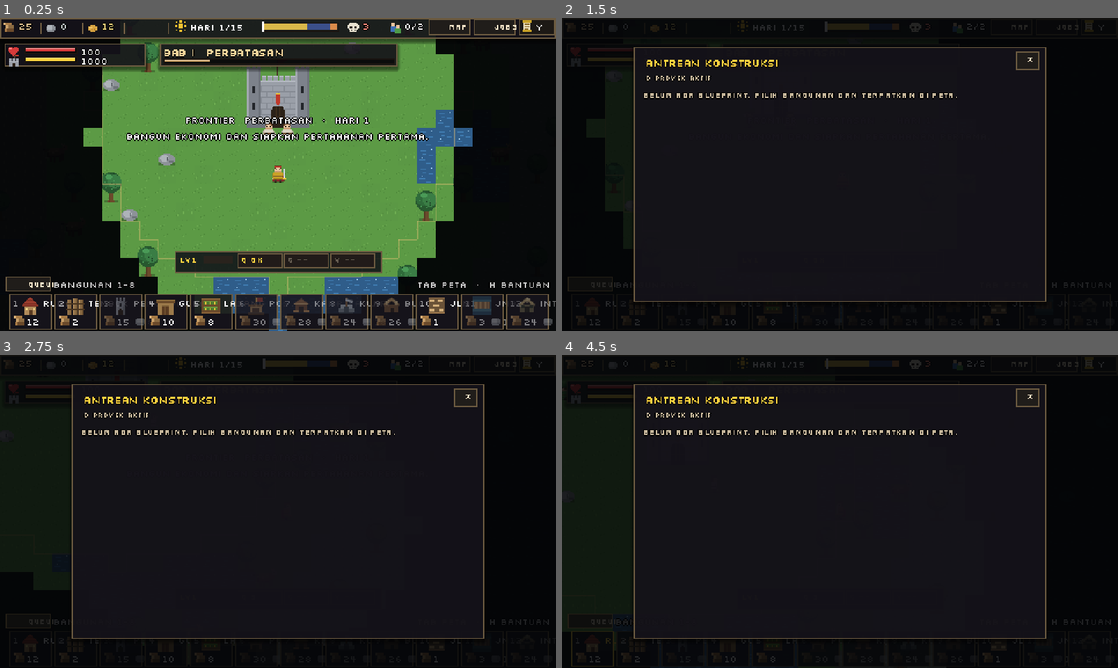
Above: before the commit, frames 1-4 (two rows, left to right).
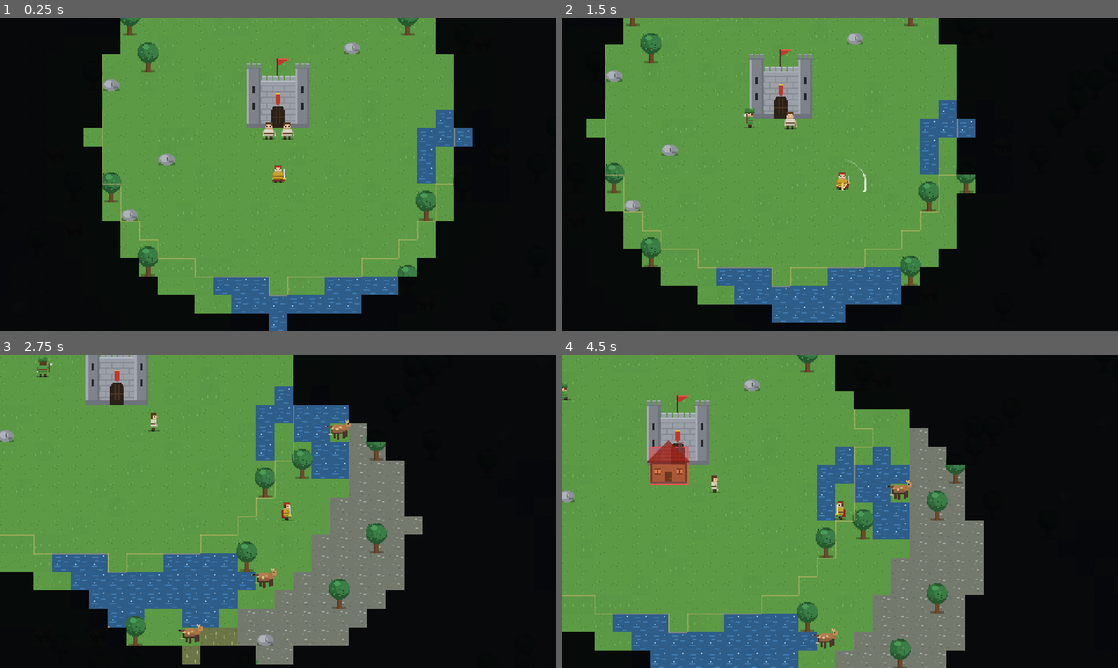
Above: after the commit, the same moments.

Repository: shimleabyte/hold-the-keep
Game: Godot game, scene res://scenes/main.tscn
The game is run twice, just before and just after one commit, with the same random seed, the same clock (stepped at 60 frames per second) and the same inputs.
Inputs (mouse positions are in pixels of both pictures, inside the frame that each line leads up to):
- Up to frame 1 (0.25 s): no input
- Up to frame 2 (1.5 s): tap Enter at 0.5 s; move the mouse to (962, 158) at 0.52 s; hold D (move_right) 0.53-1.28 s; tap N (toggle_construction_queue) at 0.6 s; click (962, 158) at 0.67 s; move the mouse to (728, 190) at 1.27 s; hold S (move_down) from 1.28 s (still down); tap C (ability_cleave) at 1.35 s; click (728, 190) at 1.42 s
- Up to frame 3 (2.75 s): tap N (toggle_construction_queue) at 1.55, 2.3 s; move the mouse to (333, 442) at 2.02 s; release S (move_down) at 2.03 s; hold D (move_right) from 2.03 s (still down); tap Q (ability_dash) at 2.1 s; click (333, 442) at 2.17 s
- Up to frame 4 (4.5 s): move the mouse to (812, 574) at 2.77 s; release D (move_right) at 2.78 s; hold W (move_up) 2.78-3.53 s; tap V (ability_rally) at 2.85 s; click (812, 574) at 2.92 s; tap N (toggle_construction_queue) at 3.05, 3.8 s; move the mouse to (1006, 558) at 3.52 s; hold F (attack) 3.53-4.28 s; hold A (move_left) from 3.53 s (still down); click (1006, 558) at 3.67 s; move the mouse to (673, 464) at 4.27 s; tap 1 (build_slot_1) at 4.35 s; click (673, 464) at 4.42 s

The runs differ from the first frame. In frame 1, 21% of the frame differs, in the area x 0-100%, y 0-100%; in frame 2, 56%; in frame 3, 60%; in frame 4, 68%, in the area x 0-99%, y 0-100%.
Error after the commit: Parse Error: Cannot infer the type of "title" variable because the value doesn't have a set type. (res://scripts/ui/construction_queue_panel.gd:26)

Commit message:
refactor: delegate construction queue panel to component

Diff:
--- a/scripts/ui/hud.gd
+++ b/scripts/ui/hud.gd
@@ -1,6 +1,7 @@
 extends CanvasLayer
 
 const HUD_WIDGETS := preload("res://scripts/ui/hud_widgets.gd")
+const CONSTRUCTION_QUEUE_PANEL_SCRIPT := preload("res://scripts/ui/construction_queue_panel.gd")
 ## HUD: panel atas (sumber daya, jam, musuh, penduduk), vitals, kuota job (bisa diklik),
 ## bar boss, bar bangunan (bisa diklik), bantuan (H), dan layar game over / menang.
 
@@ -96,6 +97,7 @@
 var _queue_panel: Panel
 var _queue_count_label: Label
 var _queue_list: VBoxContainer
+var _queue_panel_component = CONSTRUCTION_QUEUE_PANEL_SCRIPT.new()
 var _blockers: Array[Control] = []
 
 var _wood: Label
@@ -156,6 +158,7 @@
 
 
 func _ready() -> void:
+    _queue_panel_component.configure(self)
     process_mode = Node.PROCESS_MODE_ALWAYS  # supaya tombol R/H jalan saat tree di-pause
     add_to_group("hud")
     _font = PIXEL_FONT.get_font()
@@ -1076,125 +1079,35 @@
 
 
 func _build_construction_queue_panel() -> void:
-    _queue_backdrop = ColorRect.new()
-    _queue_backdrop.color = Color(0.015, 0.02, 0.028, 0.86)
-    _queue_backdrop.size = _viewport_size
-    _queue_backdrop.mouse_filter = Control.MOUSE_FILTER_STOP
-    _queue_backdrop.gui_input.connect(_on_queue_backdrop_input)
-    _queue_backdrop.visible = false
-    add_child(_queue_backdrop)
-    _blockers.append(_queue_backdrop)
-
-    _queue_panel = _panel(Vector2.ZERO, Vector2(356, 220))
-    _queue_panel.visible = false
-    var title := _label(_queue_panel, "ANTREAN KONSTRUKSI", Vector2(10, 7), GOLD)
-    title.add_theme_font_size_override("font_size", 9)
-    _queue_count_label = _label(_queue_panel, "0 PROYEK", Vector2(10, 22), Color("#c9b99d"))
-    _queue_count_label.add_theme_font_size_override("font_size", 6)
-
-    var close := HUD_WIDGETS.HudChip.new()
-    close.label = "X"
-    close.font = _font
-    close.position = Vector2(330, 4)
-    close.size = Vector2(19, 15)
-    close.pressed.connect(_toggle_construction_queue)
-    _queue_panel.add_child(close)
-
-    var scroll := ScrollContainer.new()
-    scroll.position = Vector2(8, 36)
-    scroll.size = Vector2(340, 176)
-    scroll.horizontal_scroll_mode = ScrollContainer.SCROLL_MODE_DISABLED
-    scroll.mouse_filter = Control.MOUSE_FILTER_STOP
-    _queue_panel.add_child(scroll)
-
-    _queue_list = VBoxContainer.new()
-    _queue_list.size_flags_horizontal = Control.SIZE_EXPAND_FILL
-    _queue_list.add_theme_constant_override("separation", 3)
-    scroll.add_child(_queue_list)
+    _queue_panel_component.build()
 
 
 func _on_queue_backdrop_input(event: InputEvent) -> void:
-    if event is InputEventMouseButton and event.pressed and event.button_index == MOUSE_BUTTON_LEFT:
-        _close_construction_queue()
+    _queue_panel_component.on_backdrop_input(event)
 
 
 func _toggle_construction_queue() -> void:
-    var opening: bool = not _queue_panel.visible
-    if opening:
-        _map_panel.visible = false
-        _map_backdrop.visible = false
-        _map_button.active = false
-        _map_button.queue_redraw()
-        _jobs_panel.visible = false
-        _jobs_button.active = false
-        _jobs_button.queue_redraw()
-        _outpost_panel.visible = false
-        _outpost_backdrop.visible = false
-        _outpost_button.active = false
-        _outpost_button.queue_redraw()
-        _help.visible = false
-        _refresh_construction_queue()
-    _queue_panel.visible = opening
-    _queue_backdrop.visible = opening
-    _queue_button.active = opening
-    _queue_button.queue_redraw()
+    _queue_panel_component.toggle()
 
 
 func _close_construction_queue() -> void:
-    _queue_panel.visible = false
-    _queue_backdrop.visible = false
-    _queue_button.active = false
-    _queue_button.queue_redraw()
+    _queue_panel_component.close()
 
 
 func _on_construction_queue_changed() -> void:
-    if _queue_panel.visible:
-        _refresh_construction_queue()
+    _queue_panel_component.on_changed()
 
 
 func _refresh_construction_queue() -> void:
-    if _queue_list == null:
-        return
-    for child in _queue_list.get_children():
-        child.queue_free()
-    var main_node = get_tree().get_first_node_in_group("main")
-    if main_node == null or main_node.build == null:
-        _queue_count_label.text = "GAME BELUM SIAP"
-        return
-    var sites: Array = main_node.build.construction_queue()
-    _queue_count_label.text = "%d PROYEK AKTIF" % sites.size()
-    if sites.is_empty():
-        var empty := _label(_queue_list, "BELUM ADA BLUEPRINT. PILIH BANGUNAN DAN TEMPATKAN DI PETA.", Vector2.ZERO, Color("#c9b99d"))
-        empty.add_theme_font_size_override("font_size", 7)
-        empty.custom_minimum_size = Vector2(320, 28)
-        return
-    for index in sites.size():
-        var site = sites[index]
-        if not is_instance_valid(site):
-            continue
-        var row := HUD_WIDGETS.ConstructionQueueRow.new()
-        row.site = site
-        row.font = _font
-        row.order_index = index
-        row.can_move_up = index > 0
-        row.can_move_down = index < sites.size() - 1
-        row.custom_minimum_size = Vector2(328, 32)
-        row.size_flags_horizontal = Control.SIZE_EXPAND_FILL
-        row.move_requested.connect(_on_queue_move_requested)
-        row.cancel_requested.connect(_on_queue_cancel_requested)
-        _queue_list.add_child(row)
+    _queue_panel_component.refresh()
 
 
 func _on_queue_move_requested(site, direction: int) -> void:
-    var main_node = get_tree().get_first_node_in_group("main")
-    if main_node != null:
-        main_node.build.move_construction_site(site, direction)
+    _queue_panel_component.move_requested(site, direction)
 
 
 func _on_queue_cancel_requested(site) -> void:
-    var main_node = get_tree().get_first_node_in_group("main")
-    if main_node != null:
-        main_node.build.cancel_site(site)
+    _queue_panel_component.cancel_requested(site)
 
 
 func _build_help() -> void:
